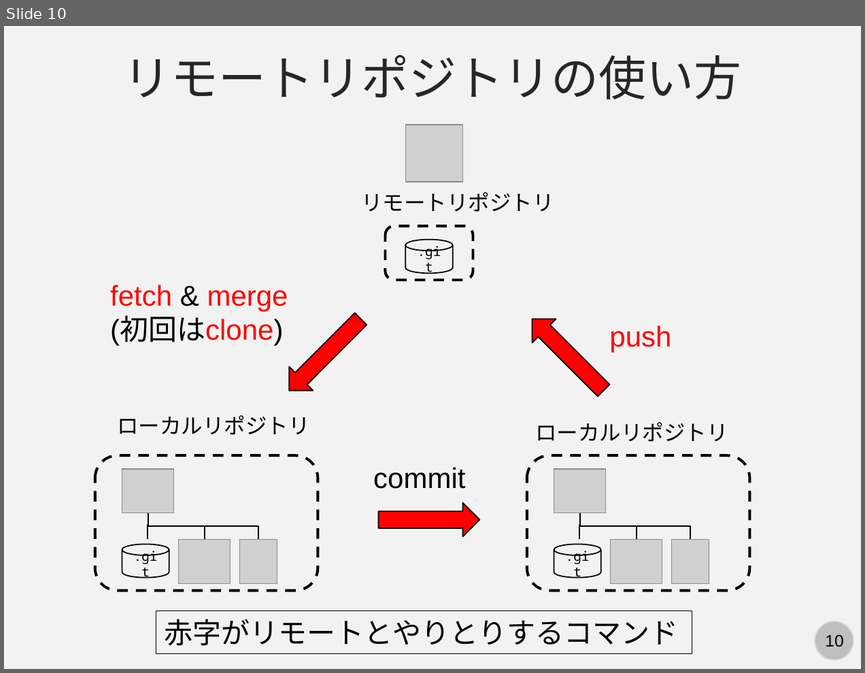
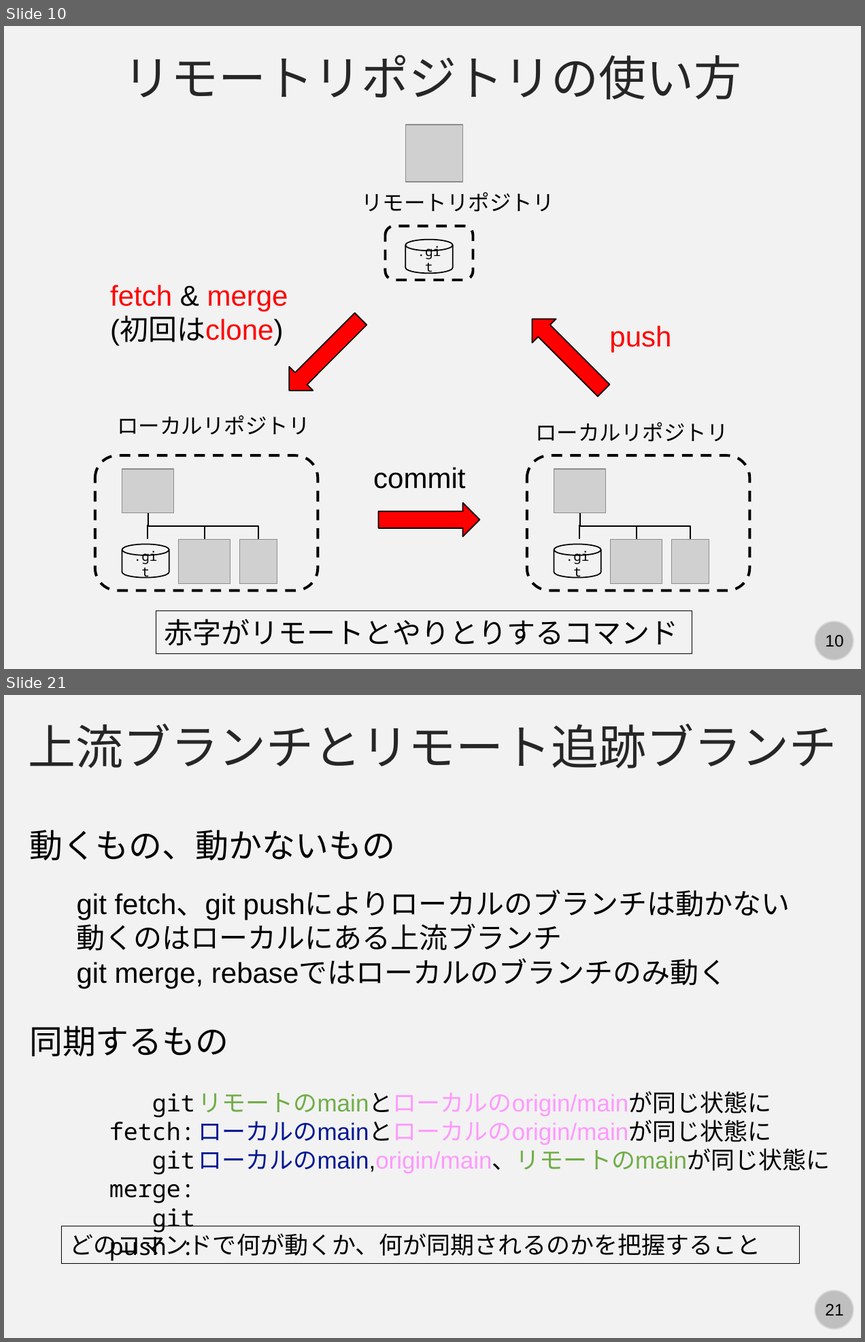
Before and after one commit to kaityo256/github, a slide deck: remote/fig/slide.pptx. Shown one above the other, each under a label of ours: slide 10 before the commit, slides 10 and 21 after it; the slides between them are not shown. The pictures are 865x673 and 865x1342 pixels, drawn with LibreOffice and Linux fonts; fonts in the diff are those of the drawing; grey boxes stand for pictures. Boxes give left, top, right and bottom in pixels: in the first picture for what was removed or moved away, otherwise in the second. Text is boxed around its words. In the diff, an @@ line names an element or a change of style, - is before the commit and + after.

Commit message:
リモートリポジトリの操作スライド完了

```diff
--- a/remote/fig/slide.pptx
+++ b/remote/fig/slide.pptx
@@ slide 21 added at (x1=4, y1=695, x2=861, y2=1338), background #F2F2F2; not listed: 2 template elements that a slide beside it also shows @@
@@ text added at (x1=28, y1=724, x2=837, y2=768), 40 pt, text #262626 @@
+上流ブランチとリモート追跡ブランチ
@@ text added at (x1=29, y1=830, x2=395, y2=860), 28 pt, text #000000 @@
+動くもの、動かないもの
@@ text added at (x1=77, y1=891, x2=790, y2=988), 24 pt, text #000000 @@
+git fetch、git pushによりローカルのブランチは動かない
+動くのはローカルにある上流ブランチ
+git merge, rebaseではローカルのブランチのみ動く
@@ text added at (x1=29, y1=1025, x2=229, y2=1056), 28 pt, text #000000 @@
+同期するもの
@@ text added at (x1=109, y1=1093, x2=195, y2=1261), 20 pt, text #000000 @@
+git fetch:
+git merge:
+git push :
@@ text added at (x1=198, y1=1091, x2=830, y2=1173), 20 pt, text #FF99FF @@
+リモートのmainとローカルのorigin/mainが同じ状態に
+ローカルのmainとローカルのorigin/mainが同じ状態に
+ローカルのmain,origin/main、リモートのmainが同じ状態に
@@ rectangle added at (x1=61, y1=1225, x2=800, y2=1263), outline #000000 0.75 pt, 20 pt, text #000000 @@
+どのコマンドで何が動くか、何が同期されるのかを把握すること
```
Also in this commit, not shown: 1 slide changed, 16 other slides added, 1 slide removed, 3 other files.
